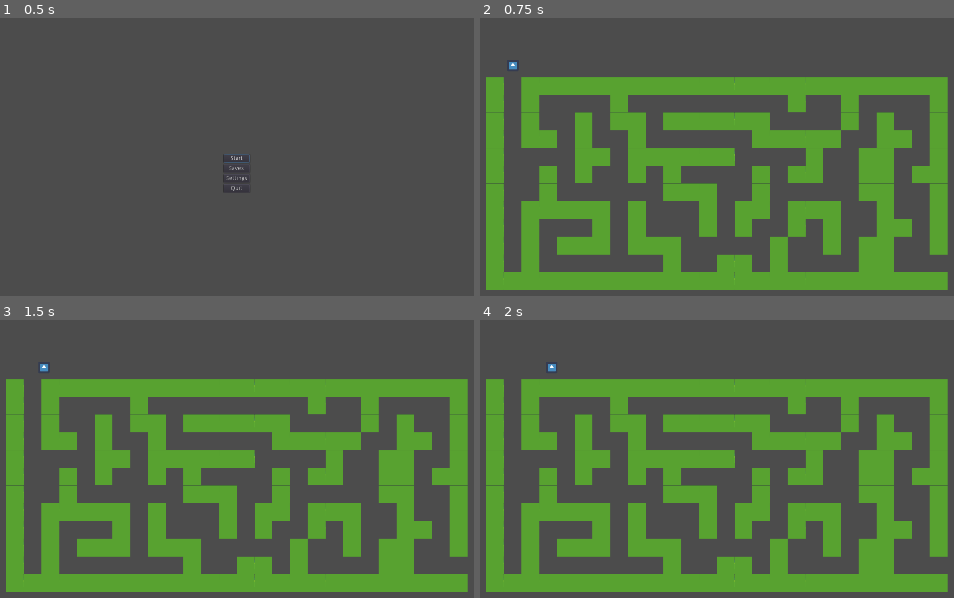
Above: before the commit, frames 1-4 (two rows, left to right).
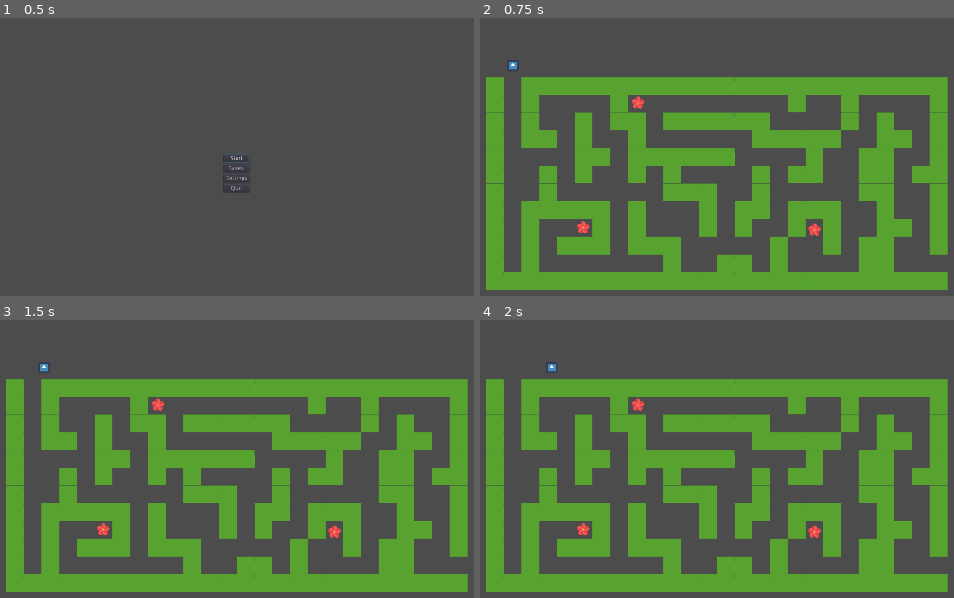
Above: after the commit, the same moments.

Repository: ajayamoorthy/WeddingDisorganizer
Game: Godot game, scene res://UI and Menus/MainMenu.tscn
Two runs of this game, one before a commit and one after it. Both use one fixed random seed, a clock stepped at 60 frames per second and the inputs below. The engine's default icon, where the game draws it, is replaced by a stand-in: a white triangle on a blue panel in a dark square.
Inputs:
- Up to frame 1 (0.5 s): no input
- Up to frame 2 (0.75 s): click "Start" at 0.5 s
- Up to frame 3 (1.5 s): tap Enter at 1.25 s; hold Right (ui_right) from 1.28 s (still down)
- Up to frame 4 (2 s): keep holding Right (ui_right)

Frame 1 is identical in both runs. In frame 2, 0.3% of the frame differs, in the area x 20-72%, y 28-79%; in frame 3, 0.3%; in frame 4, 0.3%.

Commit message:
Added Flower Collectable
flower collectable added, disappears on contact, no change to "score" yet

Diff:
--- a/Scenes/MazeMinigameLevel1.tscn
+++ b/Scenes/MazeMinigameLevel1.tscn
@@ -1,7 +1,8 @@
-[gd_scene load_steps=3 format=2]
+[gd_scene load_steps=4 format=2]
 
 [ext_resource path="res://maze_tempassets/tempwall.tres" type="TileSet" id=1]
 [ext_resource path="res://Scenes/MazeMinigamePlayer.tscn" type="PackedScene" id=2]
+[ext_resource path="res://Scenes/Maze_FlowerCollectable.tscn" type="PackedScene" id=3]
 
 [node name="MazeLevel1" type="Node2D"]
 
@@ -17,3 +18,12 @@
 
 [node name="Player" parent="." instance=ExtResource( 2 )]
 position = Vector2( 225, 150 )
+
+[node name="Flower" parent="." instance=ExtResource( 3 )]
+position = Vector2( 478, 734 )
+
+[node name="Flower2" parent="." instance=ExtResource( 3 )]
+position = Vector2( 1312, 742 )
+
+[node name="Flower3" parent="." instance=ExtResource( 3 )]
+position = Vector2( 676, 284 )
--- /dev/null
+++ b/Scenes/Maze_FlowerCollectable.gd
@@ -0,0 +1,5 @@
+extends Area2D
+
+func _on_Flower_body_entered(body):
+	if body.name == "Player":
+		queue_free()
--- /dev/null
+++ b/Scenes/Maze_FlowerCollectable.tscn
@@ -0,0 +1,20 @@
+[gd_scene load_steps=4 format=2]
+
+[ext_resource path="res://maze_tempassets/flower.png" type="Texture" id=1]
+[ext_resource path="res://Scenes/Maze_FlowerCollectable.gd" type="Script" id=2]
+
+[sub_resource type="CircleShape2D" id=1]
+radius = 92.0489
+
+[node name="Flower" type="Area2D"]
+scale = Vector2( 0.25, 0.25 )
+script = ExtResource( 2 )
+
+[node name="Sprite" type="Sprite" parent="."]
+texture = ExtResource( 1 )
+
+[node name="CollisionShape2D" type="CollisionShape2D" parent="."]
+position = Vector2( 0, 6 )
+shape = SubResource( 1 )
+
+[connection signal="body_entered" from="." to="." method="_on_Flower_body_entered"]
Binary file added: maze_tempassets/flower.png
Not shown, added: maze_tempassets/flower.png.import
